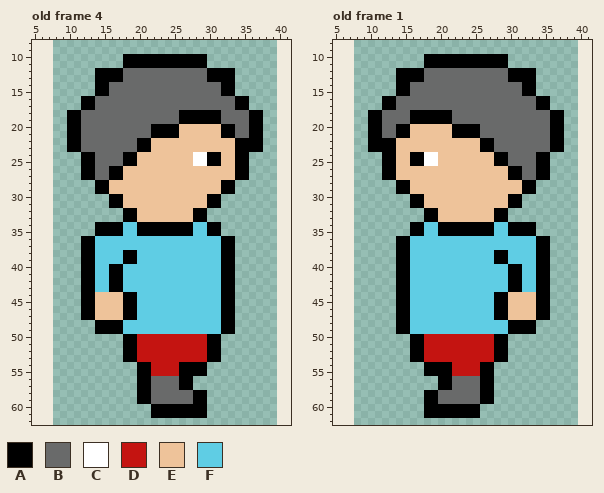
Two versions of one pixel-art file, heart-collecting-game/assets/images/aseprite/character.ase. Above: the version before the commit.
32x64 pixels, 6 frames. Shown: old frame 4: x 5..41, y 8..62; old frame 1: x 5..41, y 8..62. The old version is drawn lined up with the new one, on the new canvas.
Palette (. is transparent): A #000000  B #696a6a  C #ffffff  D #c41411  E #eec39a  F #5fcde4
Pixels before, old frame 4, first column x 10:
10 ........AAAAAAAAAAAA........
11 ........AAAAAAAAAAAA........
12 ....AAAABBBBBBBBBBBBAAAA....
13 ....AAAABBBBBBBBBBBBAAAA....
14 ....AABBBBBBBBBBBBBBBBAA....
15 ....AABBBBBBBBBBBBBBBBAA....
16 ..AABBBBBBBBBBBBBBBBBBBBAA..
17 ..AABBBBBBBBBBBBBBBBBBBBAA..
18 AABBBBBBBBBBBBBBAAAAAABBBBAA
19 AABBBBBBBBBBBBBBAAAAAABBBBAA
20 AABBBBBBBBBBAAAAEEEEEEAABBAA
21 AABBBBBBBBBBAAAAEEEEEEAABBAA
22 AABBBBBBBBAAEEEEEEEEEEEEAAAA
23 AABBBBBBBBAAEEEEEEEEEEEEAAAA
24 ..AABBBBAAEEEEEEEECCAAEEAA..
25 ..AABBBBAAEEEEEEEECCAAEEAA..
26 ..AABBAAEEEEEEEEEEEEEEEEAA..
27 ..AABBAAEEEEEEEEEEEEEEEEAA..
28 ....AAEEEEEEEEEEEEEEEEAA....
29 ....AAEEEEEEEEEEEEEEEEAA....
30 ......AAEEEEEEEEEEEEAA......
31 ......AAEEEEEEEEEEEEAA......
32 ........AAEEEEEEEEAA........
33 ........AAEEEEEEEEAA........
34 ....AAAAFFAAAAAAAAFFAA......
35 ....AAAAFFAAAAAAAAFFAA......
36 ..AAFFFFFFFFFFFFFFFFFFAA....
37 ..AAFFFFFFFFFFFFFFFFFFAA....
38 ..AAFFFFAAFFFFFFFFFFFFAA....
39 ..AAFFFFAAFFFFFFFFFFFFAA....
40 ..AAFFAAFFFFFFFFFFFFFFAA....
41 ..AAFFAAFFFFFFFFFFFFFFAA....
42 ..AAFFAAFFFFFFFFFFFFFFAA....
43 ..AAFFAAFFFFFFFFFFFFFFAA....
44 ..AAEEEEAAFFFFFFFFFFFFAA....
45 ..AAEEEEAAFFFFFFFFFFFFAA....
46 ..AAEEEEAAFFFFFFFFFFFFAA....
47 ..AAEEEEAAFFFFFFFFFFFFAA....
48 ....AAAAFFFFFFFFFFFFFFAA....
49 ....AAAAFFFFFFFFFFFFFFAA....
50 ........AADDDDDDDDDDAA......
51 ........AADDDDDDDDDDAA......
52 ........AADDDDDDDDDDAA......
53 ........AADDDDDDDDDDAA......
54 ..........AADDDDAAAA........
55 ..........AADDDDAAAA........
56 ..........AABBBBAA..........
57 ..........AABBBBAA..........
58 ..........AABBBBBBAA........
59 ..........AABBBBBBAA........
60 ............AAAAAAAA........
61 ............AAAAAAAA........
Pixels before, old frame 1, first column x 10:
10 ........AAAAAAAAAAAA........
11 ........AAAAAAAAAAAA........
12 ....AAAABBBBBBBBBBBBAAAA....
13 ....AAAABBBBBBBBBBBBAAAA....
14 ....AABBBBBBBBBBBBBBBBAA....
15 ....AABBBBBBBBBBBBBBBBAA....
16 ..AABBBBBBBBBBBBBBBBBBBBAA..
17 ..AABBBBBBBBBBBBBBBBBBBBAA..
18 AABBBBAAAAAABBBBBBBBBBBBBBAA
19 AABBBBAAAAAABBBBBBBBBBBBBBAA
20 AABBAAEEEEEEAAAABBBBBBBBBBAA
21 AABBAAEEEEEEAAAABBBBBBBBBBAA
22 AAAAEEEEEEEEEEEEAABBBBBBBBAA
23 AAAAEEEEEEEEEEEEAABBBBBBBBAA
24 ..AAEEAACCEEEEEEEEAABBBBAA..
25 ..AAEEAACCEEEEEEEEAABBBBAA..
26 ..AAEEEEEEEEEEEEEEEEAABBAA..
27 ..AAEEEEEEEEEEEEEEEEAABBAA..
28 ....AAEEEEEEEEEEEEEEEEAA....
29 ....AAEEEEEEEEEEEEEEEEAA....
30 ......AAEEEEEEEEEEEEAA......
31 ......AAEEEEEEEEEEEEAA......
32 ........AAEEEEEEEEAA........
33 ........AAEEEEEEEEAA........
34 ......AAFFAAAAAAAAFFAAAA....
35 ......AAFFAAAAAAAAFFAAAA....
36 ....AAFFFFFFFFFFFFFFFFFFAA..
37 ....AAFFFFFFFFFFFFFFFFFFAA..
38 ....AAFFFFFFFFFFFFAAFFFFAA..
39 ....AAFFFFFFFFFFFFAAFFFFAA..
40 ....AAFFFFFFFFFFFFFFAAFFAA..
41 ....AAFFFFFFFFFFFFFFAAFFAA..
42 ....AAFFFFFFFFFFFFFFAAFFAA..
43 ....AAFFFFFFFFFFFFFFAAFFAA..
44 ....AAFFFFFFFFFFFFAAEEEEAA..
45 ....AAFFFFFFFFFFFFAAEEEEAA..
46 ....AAFFFFFFFFFFFFAAEEEEAA..
47 ....AAFFFFFFFFFFFFAAEEEEAA..
48 ....AAFFFFFFFFFFFFFFAAAA....
49 ....AAFFFFFFFFFFFFFFAAAA....
50 ......AADDDDDDDDDDAA........
51 ......AADDDDDDDDDDAA........
52 ......AADDDDDDDDDDAA........
53 ......AADDDDDDDDDDAA........
54 ........AAAADDDDAA..........
55 ........AAAADDDDAA..........
56 ..........AABBBBAA..........
57 ..........AABBBBAA..........
58 ........AABBBBBBAA..........
59 ........AABBBBBBAA..........
60 ........AAAAAAAA............
61 ........AAAAAAAA............
And afterwards:
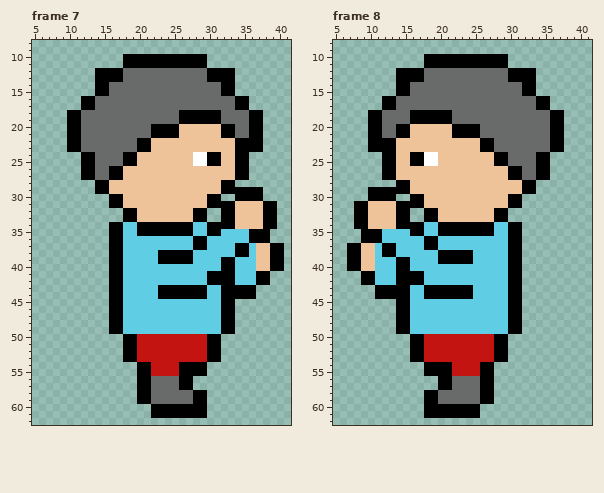
A new or re-ordered frame is compared with the old frame closest to it.
Edits made:
canvas 32x64 -> 48x64, the old top-left corner now at 8,0
frames 6 -> 8
Frame 7 is new; against old frame 4:
Colour A now appears in rows 29 to 30 at x 34 to 37; in rows 31 to 34 at x 32 to 33 and 38 to 39; in rows 35 to 36 at x 36 to 38; in rows 37 to 38 at x 34 to 35 and 39 to 40; in rows 39 to 40 at x 39 to 40; in rows 41 to 42 at x 37 to 38.
Colour A now appears in rows 43 to 44 at x 34 to 36.
The author changed colour E to colour A in rows 44 to 47 at x 16 to 17.
The author changed colour F to colour A in rows 36 to 37 at x 16 to 17 and 28 to 29; in rows 38 to 39 at x 16 to 17 and 23 to 27; in rows 41 to 42 at x 30 to 31; in rows 43 to 44 at x 23 to 29.
Colour E now appears in rows 31 to 34 at x 34 to 37; in rows 37 to 40 at x 37 to 38.
Colour F now appears in row 35 at x 32 to 35; in row 36 at x 34 to 35; in rows 37 to 38 at x 36; in rows 39 to 42 at x 34 to 36.
The author changed colour A to colour F in rows 36 to 37 at x 32 to 33; in row 38 at x 18 to 19 and 32 to 33; in row 39 at x 18 to 19; in rows 44 to 47 at x 18 to 19.
The author cleared colour A in rows 34 to 35 at x 14 to 15; in rows 36 to 47 at x 12 to 13; in rows 48 to 49 at x 14 to 15.
The author cleared colour E in rows 44 to 47 at x 14 to 15.
The author cleared colour F in rows 36 to 43 at x 14 to 15.
Frame 8 is new; against old frame 1:
Colour A now appears in rows 29 to 30 at x 10 to 13; in rows 31 to 34 at x 8 to 9 and 14 to 15; in rows 35 to 36 at x 9 to 11; in rows 37 to 38 at x 7 to 8 and 12 to 13; in rows 39 to 40 at x 7 to 8; in rows 41 to 42 at x 9 to 10.
Colour A now appears in rows 43 to 44 at x 11 to 13.
The author changed colour E to colour A in rows 44 to 47 at x 30 to 31.
The author changed colour F to colour A in rows 36 to 37 at x 18 to 19 and 30 to 31; in rows 38 to 39 at x 20 to 24 and 30 to 31; in rows 41 to 42 at x 16 to 17; in rows 43 to 44 at x 18 to 24.
Colour E now appears in rows 31 to 34 at x 10 to 13; in rows 37 to 40 at x 9 to 10.
Colour F now appears in row 35 at x 12 to 15; in row 36 at x 12 to 13; in rows 37 to 38 at x 11; in rows 39 to 42 at x 11 to 13.
The author changed colour A to colour F in rows 36 to 37 at x 14 to 15; in row 38 at x 14 to 15 and 28 to 29; in row 39 at x 28 to 29; in rows 44 to 47 at x 28 to 29.
The author cleared colour A in rows 34 to 35 at x 32 to 33; in rows 36 to 47 at x 34 to 35; in rows 48 to 49 at x 32 to 33.
The author cleared colour E in rows 44 to 47 at x 32 to 33.
The author cleared colour F in rows 36 to 43 at x 32 to 33.
Boxes around the changes in both pictures, in picture pixels (x1, y1, x2, y2):
changed: (158, 187, 284, 299)
changed: (81, 222, 137, 334)
changed: (347, 187, 550, 334)
